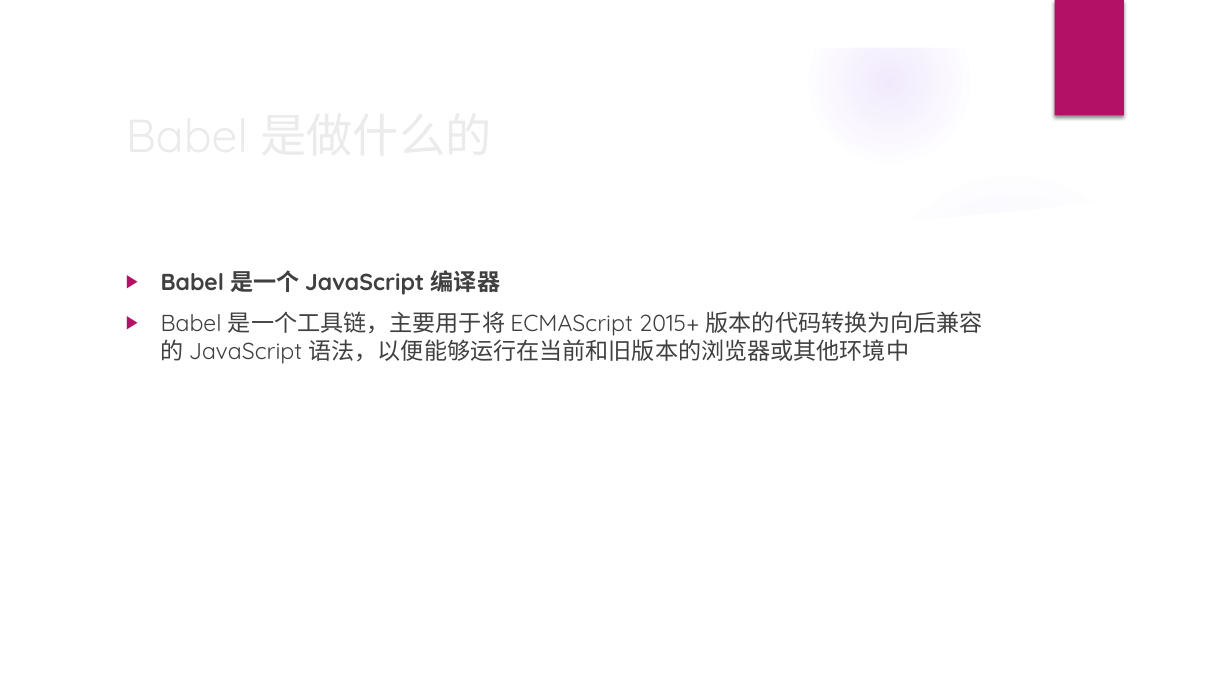
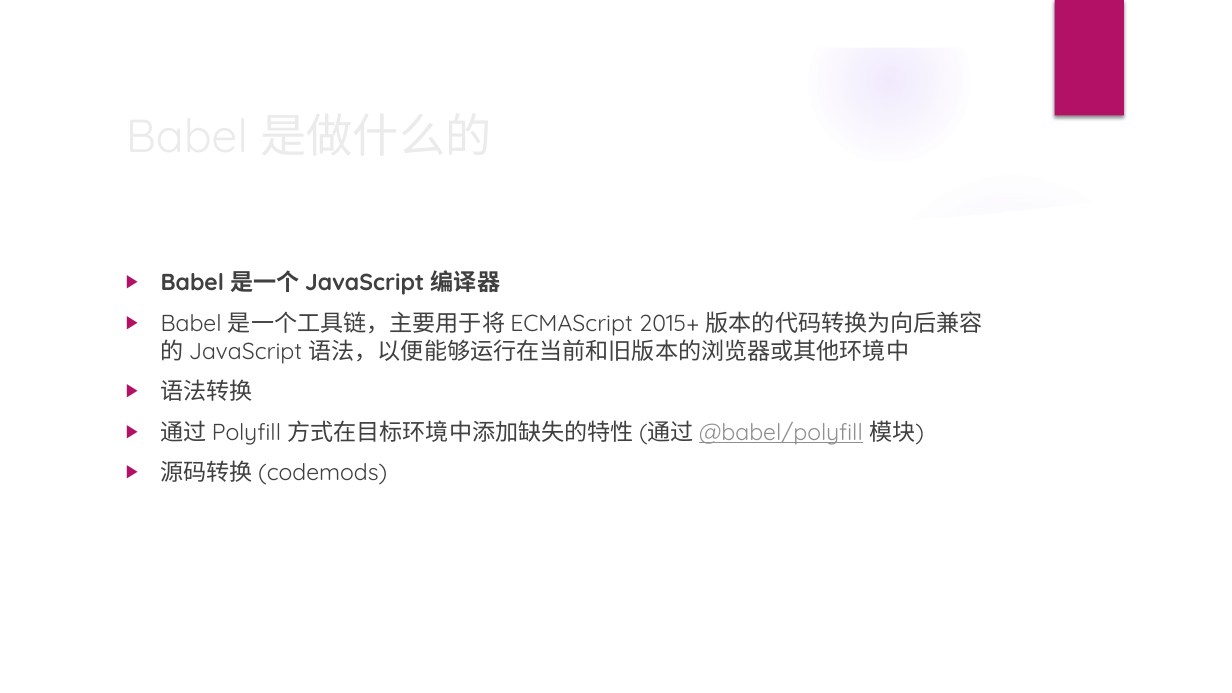
Before and after one commit to jiangyanghe/babel-lesson, a slide deck: slide 2 of babel.pptx. Drawn at 1232x693 pixels with LibreOffice and Linux fonts; fonts in the diff are those of the drawing; background and template pictures are left out. Boxes give left, top, right and bottom in pixels: in the first picture for what was removed or moved away, otherwise in the second. Text is boxed around its words. In the diff, an @@ line names an element or a change of style, - is before the commit and + after.

```diff
--- a/babel.pptx
+++ b/babel.pptx
@@ text at <box>161,379,924,485</box>: paragraphs added @@
+▶ 语法转换
+▶ 通过 Polyfill 方式在目标环境中添加缺失的特性 (通过 @babel/polyfill 模块)
+▶ 源码转换 (codemods)
```
Also in this commit, not shown: 2 other slides changed, 3 slides added, 1 slide removed, 5 other files.
